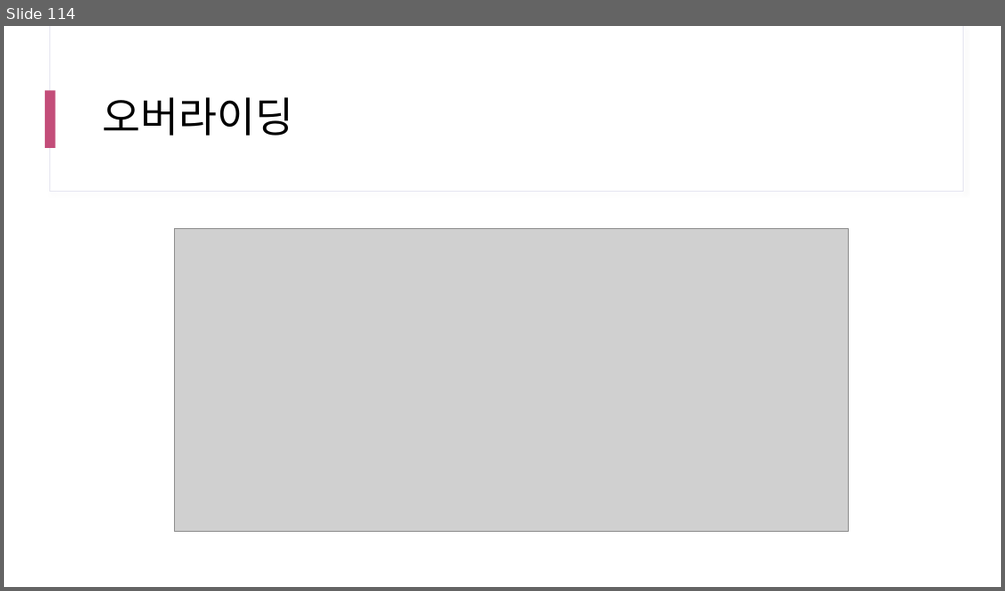
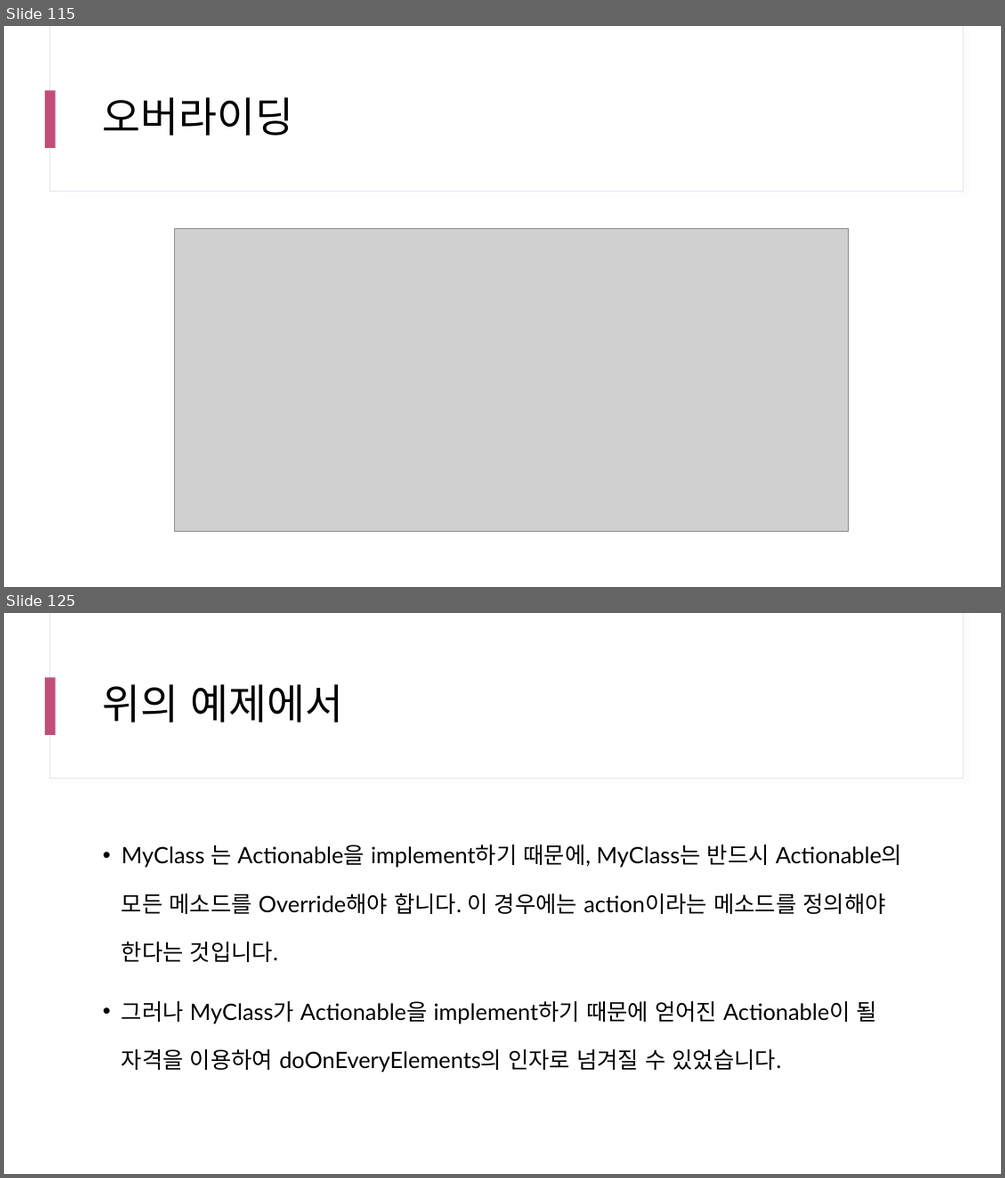
Before and after one commit to yhs0602/SPLIT_lecture_examples, a slide deck: docs/SPLIT 17차 Java.pptx. Shown one above the other, each under a label of ours: slide 114 before the commit, slides 115 and 125 after it; the slides between them are not shown. The pictures are 1005x591 and 1005x1178 pixels, drawn with LibreOffice and Linux fonts; fonts in the diff are those of the drawing; grey boxes stand for pictures. Boxes give left, top, right and bottom in pixels: in the first picture for what was removed or moved away, otherwise in the second. Text is boxed around its words. In the diff, an @@ line names an element or a change of style, - is before the commit and + after.

```diff
--- a/docs/SPLIT 17차 Java.pptx
+++ b/docs/SPLIT 17차 Java.pptx
@@ slide 125 added at bbox=[4, 613, 1001, 1174], background #FFFFFF; not listed: 3 template elements that a slide beside it also shows @@
@@ title added at bbox=[103, 684, 344, 722], 40 pt, text #000000 @@
+위의 예제에서
@@ text added at bbox=[121, 844, 902, 1072], 21.7 pt, text #000000 @@
+• MyClass 는 Actionable을 implement하기 때문에, MyClass는 반드시 Actionable의 모든 메소드를 Override해야 합니다. 이 경우에는 action이라는 메소드를 정의해야 한다는 것입니다.
+• 그러나 MyClass가 Actionable을 implement하기 때문에 얻어진 Actionable이 될 자격을 이용하여 doOnEveryElements의 인자로 넘겨질 수 있었습니다.
@@ what was slide 114 is now slide 115 @@
```
Also in this commit, not shown: 1 slide changed, 39 other slides added.
